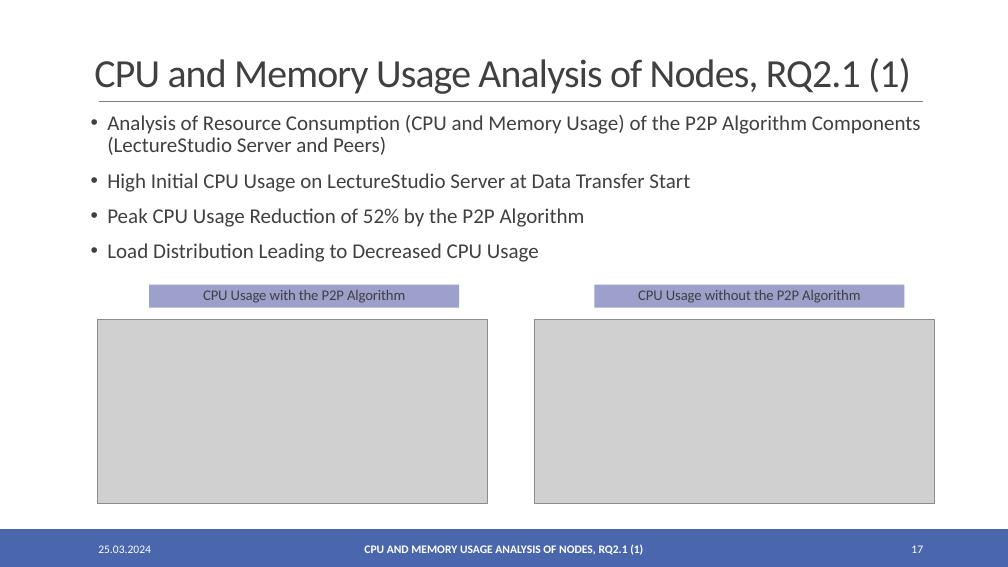
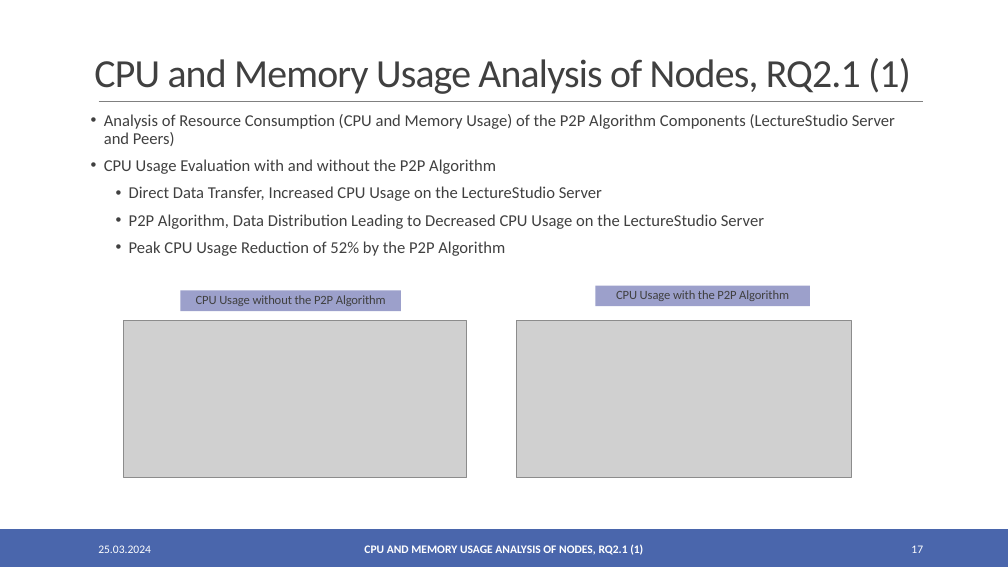
Before and after one commit to oezcankaraca/abschlussvortrag, a slide deck: slide 17 of Abschlussvortrag.pptx. Drawn at 1008x567 pixels with LibreOffice and Linux fonts; fonts in the diff are those of the drawing; grey boxes stand for pictures. Boxes give left, top, right and bottom in pixels: in the first picture for what was removed or moved away, otherwise in the second. Text is boxed around its words. In the diff, an @@ line names an element or a change of style, - is before the commit and + after.

```diff
--- a/Abschlussvortrag.pptx
+++ b/Abschlussvortrag.pptx
@@ text at bbox=[104, 114, 895, 256]: size 20 to 15.8 pt in "Analysis of Resource Consumption (CPU and Memory ...", "Peak CPU Usage Reduction of 52% by ..."; indent changed; less space between paragraphs; list level 1 to 2 in "Peak CPU Usage Reduction of ..." @@
@@ text at bbox=[104, 159, 764, 229]: text changed; size 20 to 15.8 pt @@
-• High Initial CPU Usage on LectureStudio Server at Data Transfer Start
+• CPU Usage Evaluation with and without the P2P Algorithm
+  • Direct Data Transfer, Increased CPU Usage on the LectureStudio Server
+  • P2P Algorithm, Data Distribution Leading to Decreased CPU Usage on the LectureStudio Server
@@ text at bbox=[107, 243, 539, 262]: paragraph removed @@
-• Load Distribution Leading to Decreased CPU Usage
@@ rectangle "CPU Usage without the P2P ..." at bbox=[181, 290, 402, 311]: size 14 to 12 pt @@
@@ rectangle "CPU Usage without the P2P ...": place and size @@
-rectangle "CPU Usage without the P2P ..." at bbox=[594, 284, 904, 308]
+rectangle "CPU Usage without the P2P ..." at bbox=[181, 290, 402, 311]
@@ rectangle "CPU Usage with the P2P ...": place and size @@
-rectangle "CPU Usage with the P2P ..." at bbox=[149, 284, 459, 308]
+rectangle "CPU Usage with the P2P ..." at bbox=[596, 286, 811, 306]
@@ rectangle "CPU Usage with the P2P ..." at bbox=[596, 286, 811, 306]: size 14 to 12 pt @@
@@ picture: place and size @@
-picture at bbox=[535, 319, 935, 503]
+picture at bbox=[124, 321, 467, 478]
@@ picture: place and size @@
-picture at bbox=[98, 319, 488, 503]
+picture at bbox=[516, 321, 851, 478]
```
Also in this commit, not shown: 5 other slides changed, 3 other files.
